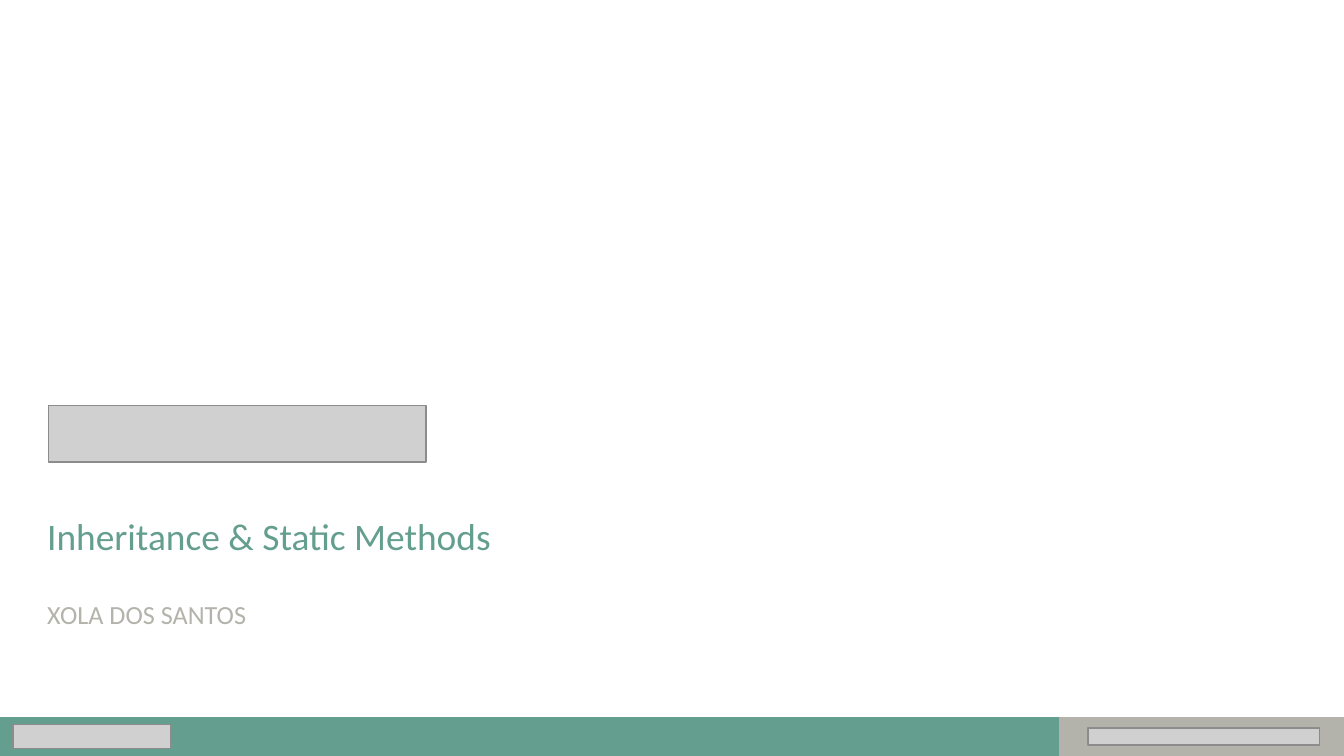
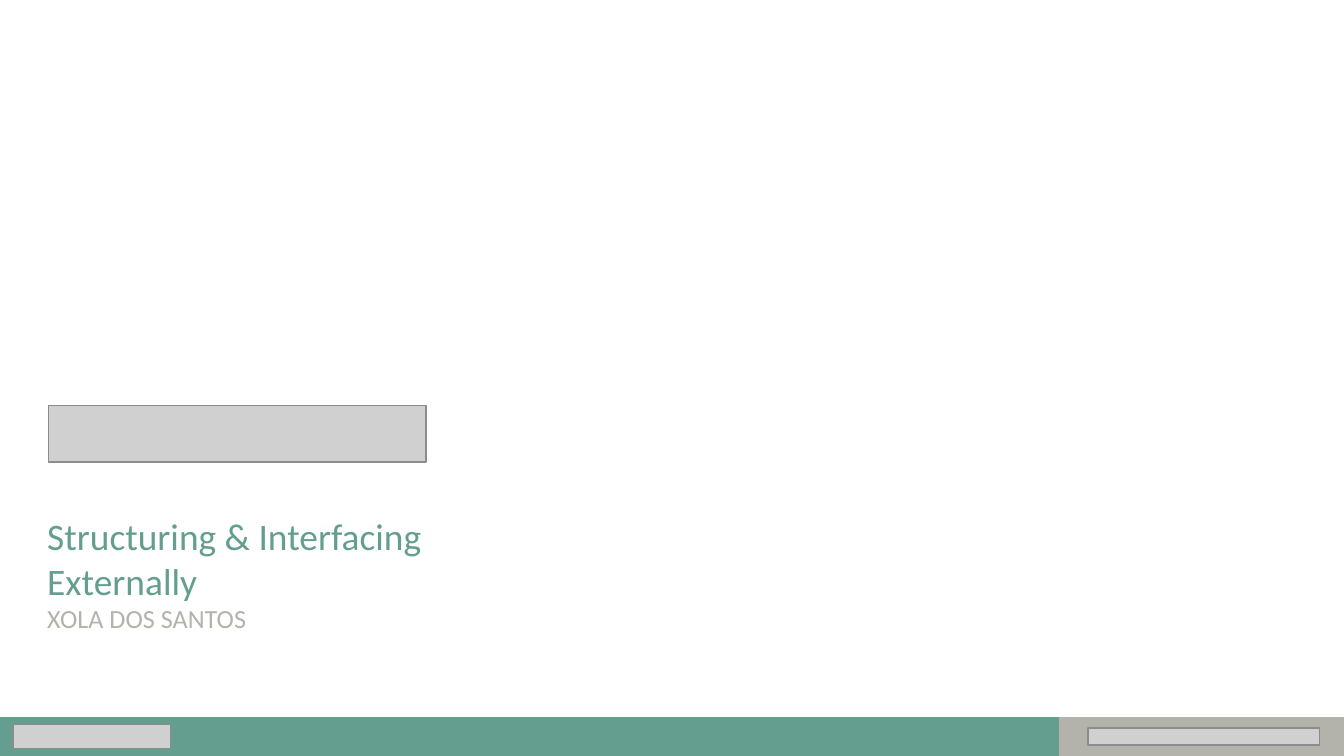
Before and after one commit to xolaCS/Interactive-Web-Apps-Sept-2021, a slide deck: slide 1 of diagrams/Structuring & Interfacing Externally.pptx. Drawn at 1344x756 pixels with LibreOffice and Linux fonts; fonts in the diff are those of the drawing; grey boxes stand for pictures; background and template pictures are left out. Boxes give left, top, right and bottom in pixels: in the first picture for what was removed or moved away, otherwise in the second. Text is boxed around its words. In the diff, an @@ line names an element or a change of style, - is before the commit and + after.

```diff
--- a/diagrams/Structuring & Interfacing Externally.pptx
+++ b/diagrams/Structuring & Interfacing Externally.pptx
@@ text at [47, 524, 422, 601]: text changed @@
-Inheritance & Static Methods
+Structuring & Interfacing
+Externally
```
Also in this commit, not shown: 1 slide added, 1 slide removed, 4 other files.
